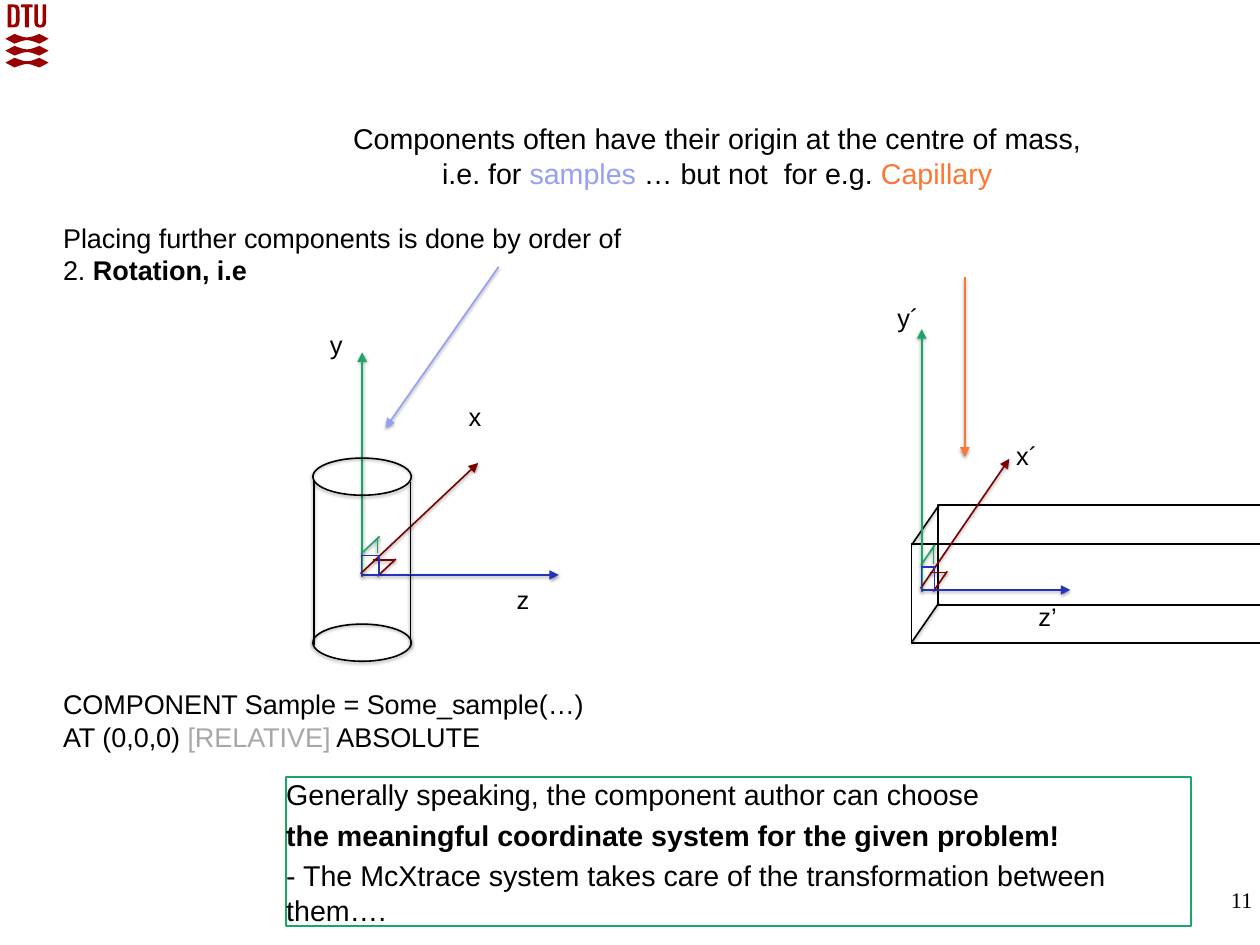
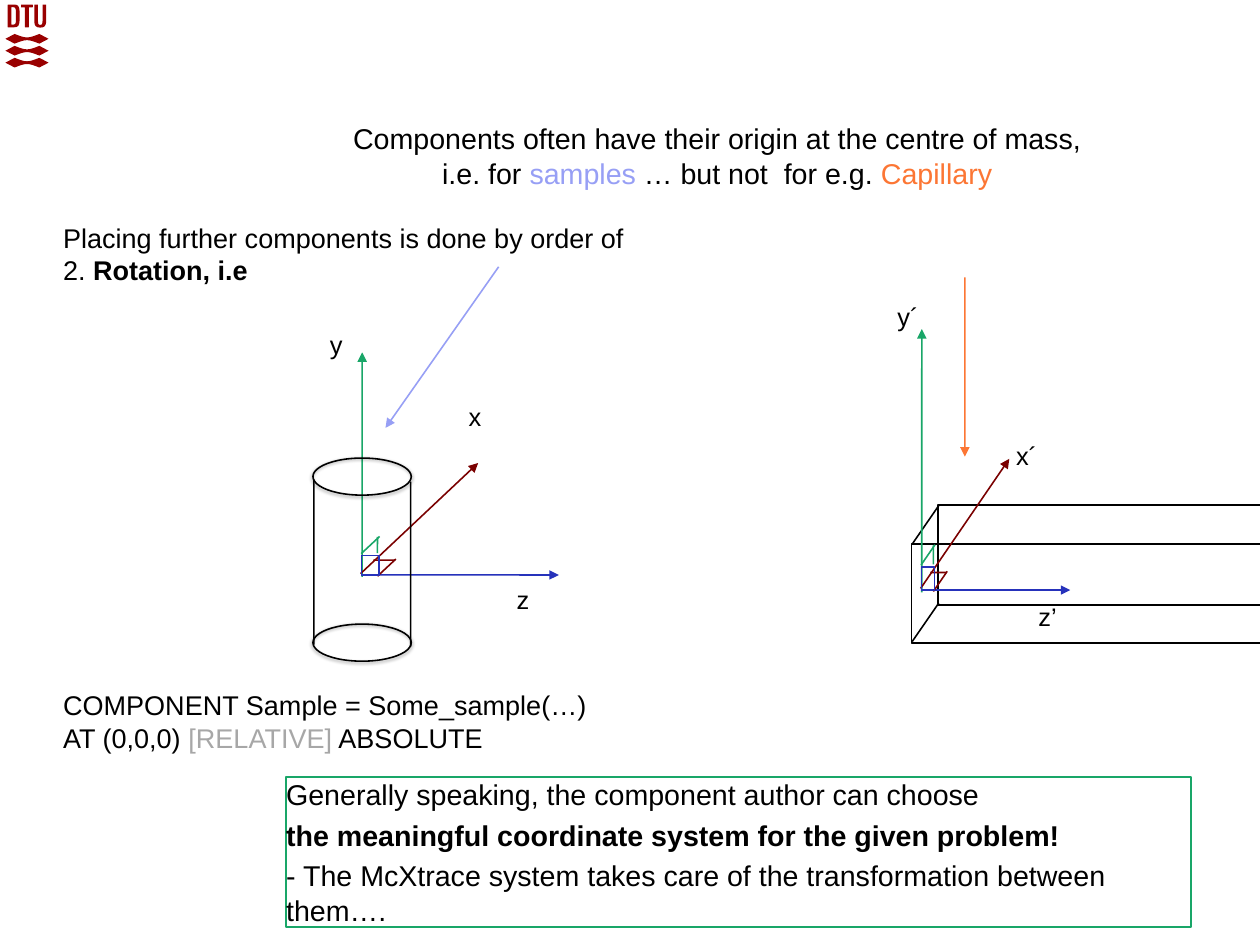
Before and after one commit to McStasMcXtrace/Schools, a slide deck: slide 11 of SOLEIL_March_2022/Day2_Thursday_March_10th/3_Components/McXtrace_component_and_instrument_concepts.pptx. Drawn at 1260x945 pixels with LibreOffice and Linux fonts; fonts in the diff are those of the drawing; background and template pictures are left out. Boxes give left, top, right and bottom in pixels: in the first picture for what was removed or moved away, otherwise in the second. Text is boxed around its words. In the diff, an @@ line names an element or a change of style, - is before the commit and + after.

```diff
--- a/SOLEIL_March_2022/Day2_Thursday_March_10th/3_Components/McXtrace_component_and_instrument_concepts.pptx
+++ b/SOLEIL_March_2022/Day2_Thursday_March_10th/3_Components/McXtrace_component_and_instrument_concepts.pptx
@@ text "Placing further components is done ..." at (63, 228, 624, 753): size 16.9 to 17 pt @@
@@ page number removed at (1231, 893, 1252, 908) @@
-11
```
Also in this commit, not shown: 30 other slides changed, 1 other file.
